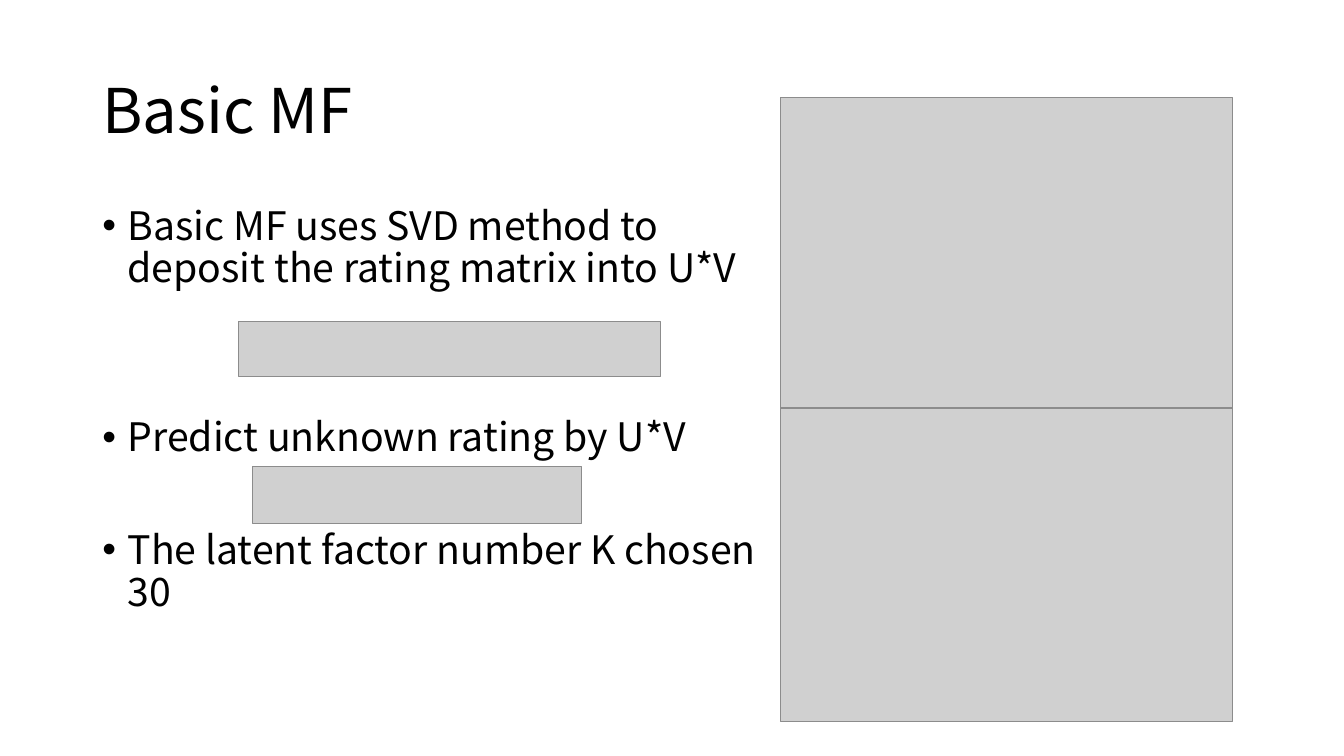
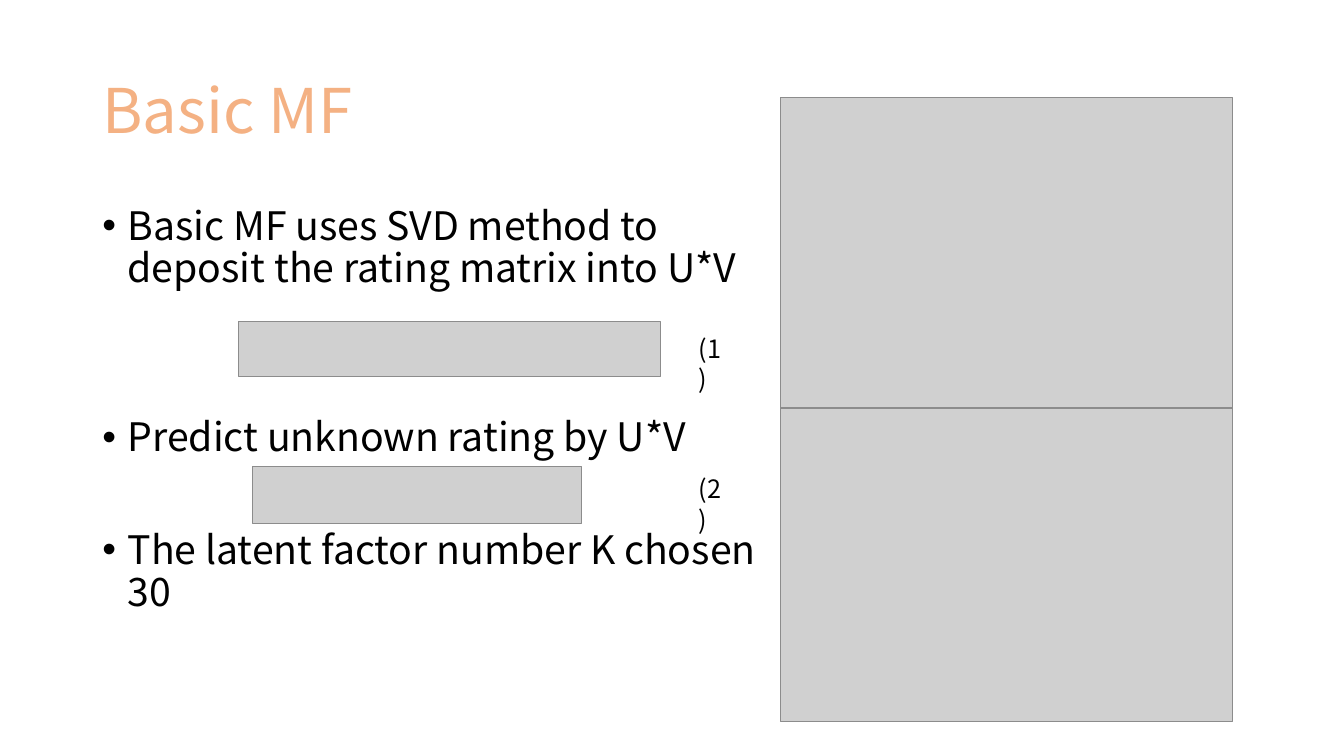
Before and after one commit to kritikakurani/YELP-RECOMMENDATION, a slide deck: slide 5 of final review.pptx (slide 7 before the commit). Drawn at 1344x756 pixels with LibreOffice and Linux fonts; fonts in the diff are those of the drawing; grey boxes stand for pictures; background and template pictures are left out. Boxes give left, top, right and bottom in pixels: in the first picture for what was removed or moved away, otherwise in the second. Text is boxed around its words. In the diff, an @@ line names an element or a change of style, - is before the commit and + after.

```diff
--- a/final review.pptx
+++ b/final review.pptx
@@ title "Basic MF" at (102,85,353,134): text colour #000000 to #F4B183 @@
@@ text added at (699,337,721,363), 18 pt, text #000000 @@
+(1)
@@ text added at (699,477,721,503), 18 pt, text #000000 @@
+(2)
```
Also in this commit, not shown: 4 other slides changed, 1 slide added, 4 slides removed, 11 other files.
